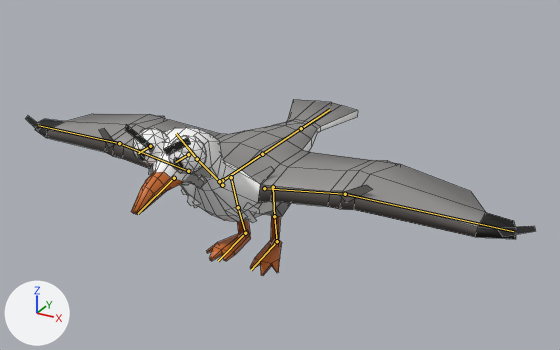
Two versions of the Blender file Assets/Models/bird_animation.blend, one commit apart.
Camera for both pictures: a camera (50 mm lens) standing at (0.816, -1.237, 0.67) and looking at (0.046, 0.162, -0.03). Arrows for +X, +Y and +Z are at lower left; the lights stay in place. The first picture is the older version. The bones that bend it are drawn over the model as lines. Mesh edges are drawn as thin lines.

Objects in the first picture: 'Bird_mesh'.
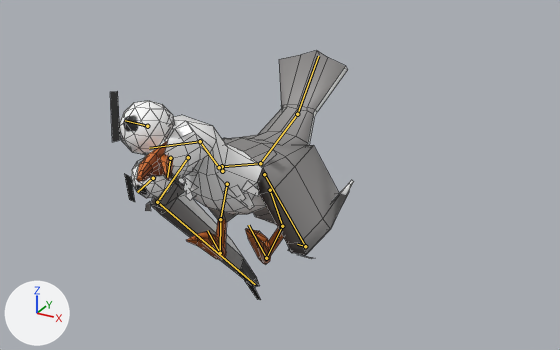
The newer file adds an action. The first version stands in its rest pose; the second is drawn at frame 22 of the action 'Hit_Dying'.

The change in detail:
Bone 'root' (bone_root) moves from (0.0, 0.0, 0.0) to (0.0, 0.032, 0.0).
Bone 'spine0' (bone_spine0) turns from (0, 0, 0) to (-18, -4, 2) degrees about its own x, y and z.
Bone 'spine1' (bone_spine1) turns from (0, 0, 0) to (38, 5, -1) degrees about its own x, y and z.
Bone 'tail' (bone_tail) turns from (0, 0, 0) to (24, -3, 1) degrees about its own x, y and z.
Bone 'hip.R' (bone_hip_r) turns from (0, 0, 0) to (-12, 17, 7) degrees about its own x, y and z.
Bone 'knee.R' (bone_knee_r) turns from (0, 0, 0) to (-22, -39, -16) degrees about its own x, y and z.
Bone 'foot.R' (bone_foot_r) turns from (0, 0, 0) to (1, 0, 3) degrees about its own x, y and z.
Bone 'hip.L' (bone_hip_l) turns from (0, 0, 0) to (-12, -2, -31) degrees about its own x, y and z.
Bone 'knee.L' (bone_knee_l) turns from (0, 0, 0) to (-28, 10, 38) degrees about its own x, y and z.
Bone 'foot.L' (bone_foot_l) turns from (0, 0, 0) to (-9, -9, 0) degrees about its own x, y and z.
Bone 'neck' (bone_neck) turns from (0, 0, 0) to (-3, 8, -3) degrees about its own x, y and z.
Bone 'head' (bone_head) turns from (0, 0, 0) to (29, 38, 94) degrees about its own x, y and z.
Bone 'eye.R' (bone_eye_r) moves from (0.0, 0.0, 0.0) to (-0.008, 0.0, -0.004).
Bone 'eye.R' (bone_eye_r) turns from (0, 0, 0) to (-7, 9, 18) degrees about its own x, y and z.
Bone 'eye.R' (bone_eye_r) is rescaled from (1.0, 1.0, 1.0) to (1.17, 1.17, 1.17).
Bone 'mouth' (bone_mouth) moves from (0.0, 0.0, 0.0) to (-0.005, 0.005, -0.012).
Bone 'mouth' (bone_mouth) turns from (0, 0, 0) to (28, 14, 6) degrees about its own x, y and z.
Bone 'eye.L' (bone_eye_l) moves from (0.0, 0.0, 0.0) to (0.009, -0.004, -0.001).
Bone 'eye.L' (bone_eye_l) turns from (0, 0, 0) to (-5, -13, -26) degrees about its own x, y and z.
Bone 'eye.L' (bone_eye_l) is rescaled from (1.0, 1.0, 1.0) to (1.47, 1.47, 1.47).
Bone 'shoulder.R' (bone_shoulder_r) turns from (0, 0, 0) to (-62, 1, -4) degrees about its own x, y and z.
Bone 'elbow.R' (bone_elbow_r) turns from (0, 0, 0) to (-73, -41, 28) degrees about its own x, y and z.
Bone 'shoulder.L' (bone_shoulder_l) turns from (0, 0, 0) to (-76, 6, -11) degrees about its own x, y and z.
Bone 'elbow.L' (bone_elbow_l) turns from (0, 0, 0) to (-33, 23, 24) degrees about its own x, y and z.

Location of each change, [x1, y1, x2, y2] in pixels of the pictures (560 x 350 px):
'Bird_mesh', posed (52% narrower, 41% taller)
    before: [26, 99, 535, 276]
    after: [110, 50, 354, 300]
bone 'root', root to tip
    before: (222, 185) to (222, 180)
    after: (222, 171) to (222, 166)
bone 'spine0', root to tip
    before: (222, 180) to (262, 154)
    after: (222, 166) to (260, 163)
bone 'spine1', root to tip
    before: (262, 154) to (301, 128)
    after: (260, 163) to (297, 114)
bone 'tail', root to tip
    before: (301, 128) to (330, 109)
    after: (297, 114) to (318, 56)
bone 'hip.R', root to tip
    before: (231, 177) to (238, 207)
    after: (227, 184) to (220, 219)
bone 'knee.R', root to tip
    before: (238, 207) to (245, 233)
    after: (220, 219) to (220, 253)
bone 'foot.R', root to tip
    before: (245, 233) to (218, 261)
    after: (220, 253) to (207, 230)
bone 'hip.L', root to tip
    before: (273, 187) to (274, 216)
    after: (270, 190) to (282, 226)
bone 'knee.L', root to tip
    before: (274, 216) to (277, 241)
    after: (282, 226) to (266, 258)
bone 'foot.L', root to tip
    before: (277, 241) to (251, 270)
    after: (266, 258) to (248, 225)
bone 'neck', root to tip
    before: (219, 181) to (197, 159)
    after: (219, 167) to (200, 141)
bone 'head', root to tip
    before: (197, 159) to (176, 133)
    after: (200, 141) to (149, 148)
bone 'eye.R', root to tip
    before: (150, 146) to (138, 153)
    after: (153, 178) to (137, 192)
bone 'mouth', root to tip
    before: (174, 178) to (138, 213)
    after: (170, 158) to (167, 177)
bone 'eye.L', root to tip
    before: (188, 154) to (176, 162)
    after: (147, 126) to (125, 120)
bone 'shoulder.R', root to tip
    before: (188, 171) to (119, 143)
    after: (188, 157) to (157, 202)
bone 'elbow.R', root to tip
    before: (119, 143) to (38, 125)
    after: (157, 202) to (255, 284)
bone 'shoulder.L', root to tip
    before: (264, 188) to (345, 194)
    after: (264, 174) to (305, 246)
bone 'elbow.L', root to tip
    before: (345, 194) to (513, 231)
    after: (305, 246) to (297, 244)
